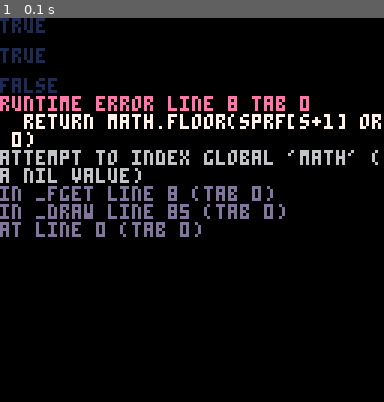
Above: before the commit, frame 1.
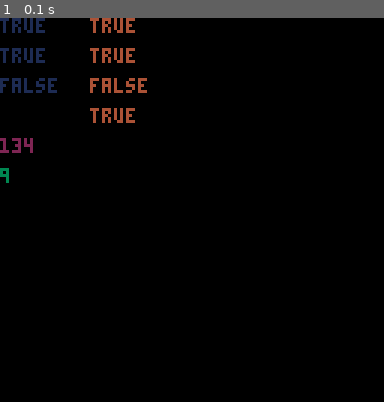
Above: after the commit, the same moment.

Repository: neilpopham/pico8
Game: PICO-8 cartridge tests/fset.p8
Two runs of this game, one before a commit and one after it. Both use one fixed random seed, a clock stepped at 60 frames per second and the inputs below.
Inputs:
- Up to frame 1 (0.1 s): no input

The runs differ from the first frame. In frame 1, 8.7% of the frame differs, in the area x 0-100%, y 0-58%.
Error before the commit: runtime error line 8 tab 0; return math.floor(sprf[s+1] or 0); attempt to index global 'math' (a nil value)

Commit message:
Testing some oop code

Diff:
--- a/tests/fset.p8
+++ b/tests/fset.p8
@@ -8,7 +8,7 @@
 
 function _fget(s,i)
  if i==nil then
-  return math.floor(sprf[s+1] or 0)
+  return flr(sprf[s+1] or 0)
  else
   b=2^i
   return sprf[s+1] % (2*b) >= b
@@ -63,6 +63,17 @@
  --_fset(1,1,true)
  --_fset(1,2,true)
  --_fset(1,7,true)
+
+ -- dump fget data to an array format that can be used in tic-80 code
+ d=""
+ for s=0,255,1 do
+  d=d..fget(s)..","
+ end
+ printh(d,"@clip")
+
+ for sprite,flags in pairs(sprf) do
+
+ end
 end
 
 function _update()
--- /dev/null
+++ b/tests/oop.p8
@@ -0,0 +1,161 @@
+pico-8 cartridge // http://www.pico-8.com
+version 16
+__lua__
+-- oop
+-- by neil popham
+-- http://lua-users.org/wiki/objectorientationclosureapproach
+-- http://lua-users.org/wiki/copytable
+-- http://lua-users.org/wiki/objectorientedprogramming
+
+
+function vec2(x,y)
+ return {
+  x=x,
+  y=y
+ }
+end
+
+function round(x)
+ return flr(x+0.5)
+end
+
+function deepcopy(orig)
+ local orig_type=type(orig)
+ local copy
+ if orig_type=='table' then
+  copy={}
+  for orig_key,orig_value in pairs(orig) do
+   copy[deepcopy(orig_key)]=deepcopy(orig_value)
+  end
+  setmetatable(copy,deepcopy(getmetatable(orig)))
+ else
+  copy=orig
+ end
+ return copy
+end
+
+stage={}
+function stage.new(ticks,loop,left,right)
+ local self = {}
+ self.ticks=ticks
+ self.loop=loop
+ self.left={frames=left}
+ self.right={frames=right}
+ return self
+end
+
+entity={}
+function entity.new()
+ local self = {}
+ self.pos=vec2(0,0)
+ self.acc=vec2(0.05,-1.75)
+ self.diff=vec2(0,0)
+ self.anim={
+  stage={
+   stand={
+    ticks=1,
+    loop=false,
+    left={
+     frames={1}
+    },
+    right={
+     frames={1}
+    }
+   }
+  },
+  current={
+   stage="stand",
+   face="right",
+   frame=1,
+   tick=0,
+   loop=false,
+   set=function(this,s,f)
+    this.frame=1
+    this.tick=0
+    this.loop=true
+    this.stage=s or this.stage
+    this.face=f or this.face
+   end
+  }
+ }
+
+ function self.clone()
+  return deepcopy(self)
+ end
+
+ function self.add_stage(name,ticks,loop,left,right)
+  self.anim.stage[name]=stage.new(ticks,loop,left,right)
+ end
+
+ return self
+end
+
+
+mariner = {}
+
+function mariner.new ()
+ local self = {}
+
+ self.maxhp = 200
+ self.hp = self.maxhp
+
+ function self.heal (deltahp)
+  self.hp = min (self.maxhp, self.hp + deltahp)
+ end
+ function self.sethp (newhp)
+  self.hp = min (self.maxhp, newhp)
+ end
+
+ return self
+end
+
+function _init()
+
+ p=entity.new()
+ p.add_stage("walk",4,true,{2,3,4},{5,6,7})
+ p.add_stage("jump",4,false,{8,9},{10,11})
+
+ enemies = {}
+ for i=1,10 do
+  enemies[i]=entity.new()
+  enemies[i].add_stage("walk",4,true,{12,13,14},{15,16,17})
+ end
+
+ c=entity.new()
+ c.add_stage("walk",4,true,{12,13,14},{15,16,17})
+ d=c.clone()
+
+ --[[
+ enemies = {entity.new()}
+ enemies[1].add_stage("walk",4,true,{12,13,14},{15,16,17})
+ for i=2,10 do
+  enemies[i]=enemies[1].clone()
+ end
+ ]]
+…(7 lines of a section not shown)…
+ m1 = mariner.new()
+ m2 = mariner.new()
+ m1.sethp(100)
+ m1.heal(13)
+ m2.sethp(90)
+ m2.heal(5)
+end
+
+function _update()
+
+end
+
+function _draw()
+ cls()
+ print ("mariner 1 has got "..m1.hp.." hit points",0,0)
+ print ("mariner 2 has got "..m2.hp.." hit points",0,10)
+ print (p.anim.stage.walk.right.frames[2],0,20)
+ print (d.anim.stage.walk.right.frames[2],0,30)
+ print (enemies[6].anim.stage.walk.left.frames[2],0,40)
+end
